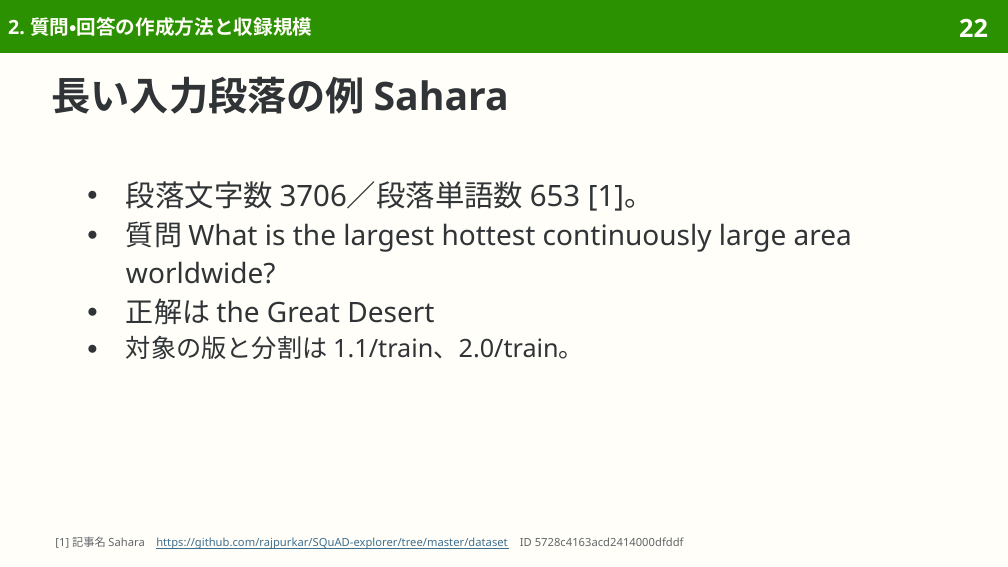
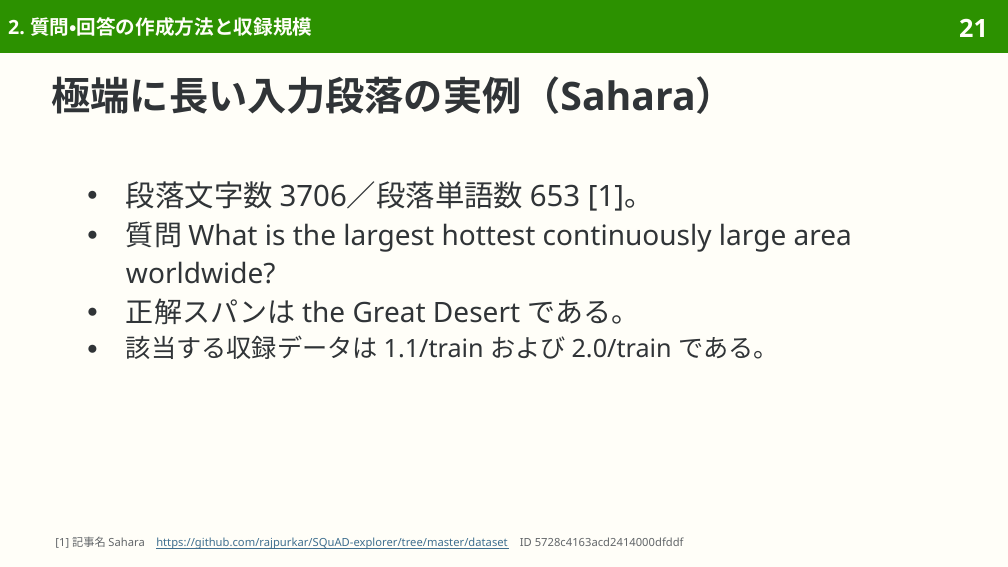
Before and after one commit to sasakiy84/datasets-in-10-minutes, a slide deck: slide 21 of slides/datasets-in-10-minutes-squad.pptx (slide 22 before the commit). Drawn at 1008x567 pixels with LibreOffice and Linux fonts; fonts in the diff are those of the drawing. Boxes give left, top, right and bottom in pixels: in the first picture for what was removed or moved away, otherwise in the second. Text is boxed around its words. In the diff, an @@ line names an element or a change of style, - is before the commit and + after.

```diff
--- a/slides/datasets-in-10-minutes-squad.pptx
+++ b/slides/datasets-in-10-minutes-squad.pptx
@@ page number at <box>959,18,988,37</box>: text changed @@
-22
+21
@@ title at <box>52,76,735,114</box>: text changed @@
-長い入力段落の例 Sahara
+極端に長い入力段落の実例（Sahara）
@@ text at <box>126,298,779,359</box>: text changed @@
-● 正解は the Great Desert
-● 対象の版と分割は 1.1/train、2.0/train。
+● 正解スパンは the Great Desert である。
+● 該当する収録データは 1.1/train および 2.0/train である。
```
Also in this commit, not shown: 20 other slides changed, 7 other files.
